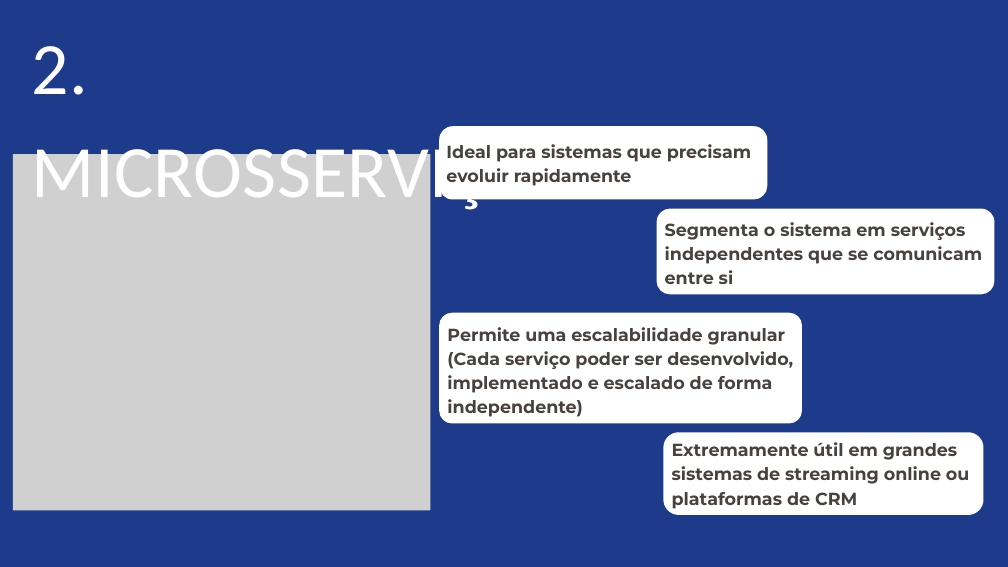
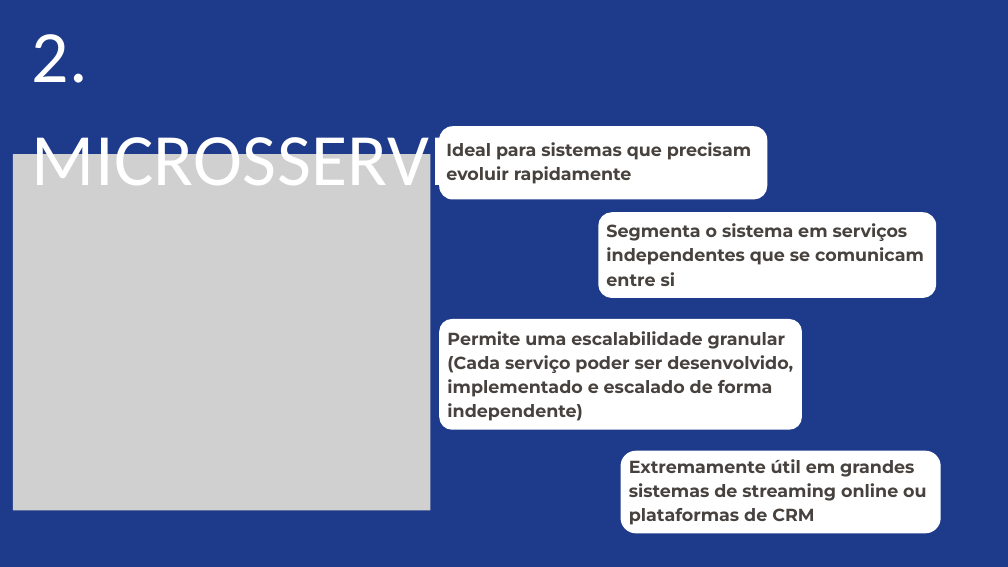
Before and after one commit to Liche008/Eng-Soft2-Grupo2, a slide deck: slide 7 of Apresentacao.pptx (slide 8 before the commit). Drawn at 1008x567 pixels with LibreOffice and Linux fonts; fonts in the diff are those of the drawing; grey boxes stand for pictures. Boxes give left, top, right and bottom in pixels: in the first picture for what was removed or moved away, otherwise in the second. Text is boxed around its words. In the diff, an @@ line names an element or a change of style, - is before the commit and + after.

```diff
--- a/Apresentacao.pptx
+++ b/Apresentacao.pptx
@@ text "2. MICROSSERVIÇOS": place and size @@
-text "2. MICROSSERVIÇOS" at <box>32,46,571,214</box>
+text "2. MICROSSERVIÇOS" at <box>32,34,571,203</box>
@@ picture at <box>13,154,430,511</box>: outline redrawn @@
@@ freeform shape: place and size @@
-freeform shape at <box>657,209,995,294</box>
+freeform shape at <box>598,212,936,298</box>
@@ text "Segmenta o sistema em serviços ...": place and size @@
-text "Segmenta o sistema em serviços ..." at <box>665,222,982,284</box>
+text "Segmenta o sistema em serviços ..." at <box>606,223,924,286</box>
@@ freeform shape: place and size @@
-freeform shape at <box>439,312,802,423</box>
+freeform shape at <box>439,319,802,430</box>
@@ text "Permite uma escalabilidade granular (Cada ...": place and size @@
-text "Permite uma escalabilidade granular (Cada ..." at <box>447,327,793,417</box>
+text "Permite uma escalabilidade granular (Cada ..." at <box>447,331,793,421</box>
@@ freeform shape: place and size @@
-freeform shape at <box>663,432,983,515</box>
+freeform shape at <box>620,451,940,533</box>
@@ text "Extremamente útil em grandes sistemas ...": place and size @@
-text "Extremamente útil em grandes sistemas ..." at <box>672,442,969,509</box>
+text "Extremamente útil em grandes sistemas ..." at <box>629,459,926,525</box>
```
Also in this commit, not shown: 14 other slides changed, 5 slides removed.
